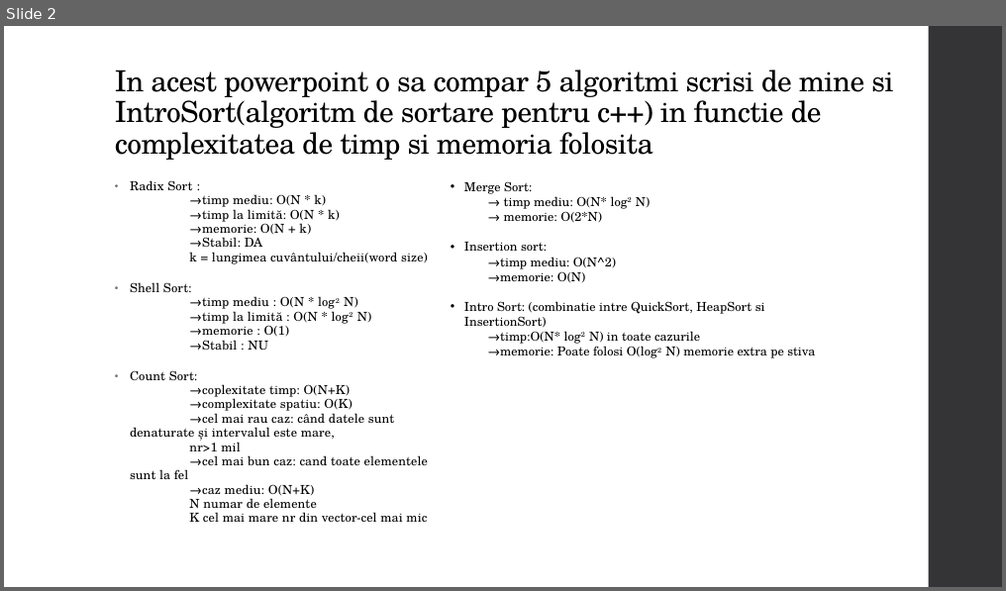
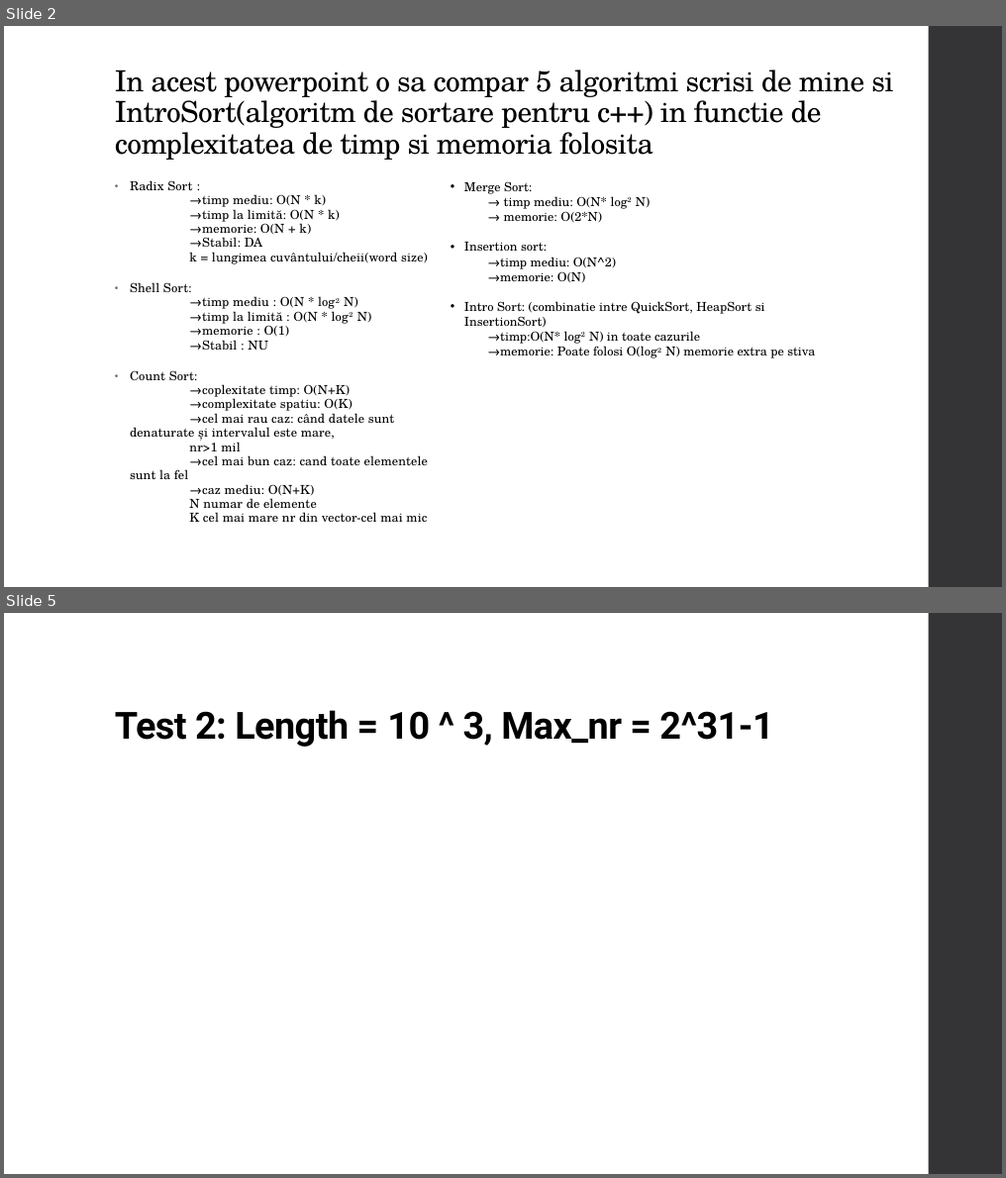
Before and after one commit to CybotTK/Data-Structures, a slide deck: Proiect SD-Algoritmi de sortare.pptx. Shown one above the other, each under a label of ours: slide 2 before the commit, slides 2 and 5 after it; the slides between them are not shown. The pictures are 1006x591 and 1006x1178 pixels, drawn with LibreOffice and Linux fonts; fonts in the diff are those of the drawing. Boxes give left, top, right and bottom in pixels: in the first picture for what was removed or moved away, otherwise in the second. Text is boxed around its words. In the diff, an @@ line names an element or a change of style, - is before the commit and + after.

```diff
--- a/Proiect SD-Algoritmi de sortare.pptx
+++ b/Proiect SD-Algoritmi de sortare.pptx
@@ slide 5 added at [4, 613, 1002, 1174], background #FFFFFF; not listed: 1 template element that a slide beside it also shows @@
@@ title added at [115, 710, 773, 747], 36 pt, text #000000, bold @@
+Test 2: Length = 10 ^ 3, Max_nr = 2^31-1
```
Also in this commit, not shown: 1 slide changed, 1 other slide added, 4 other files.
